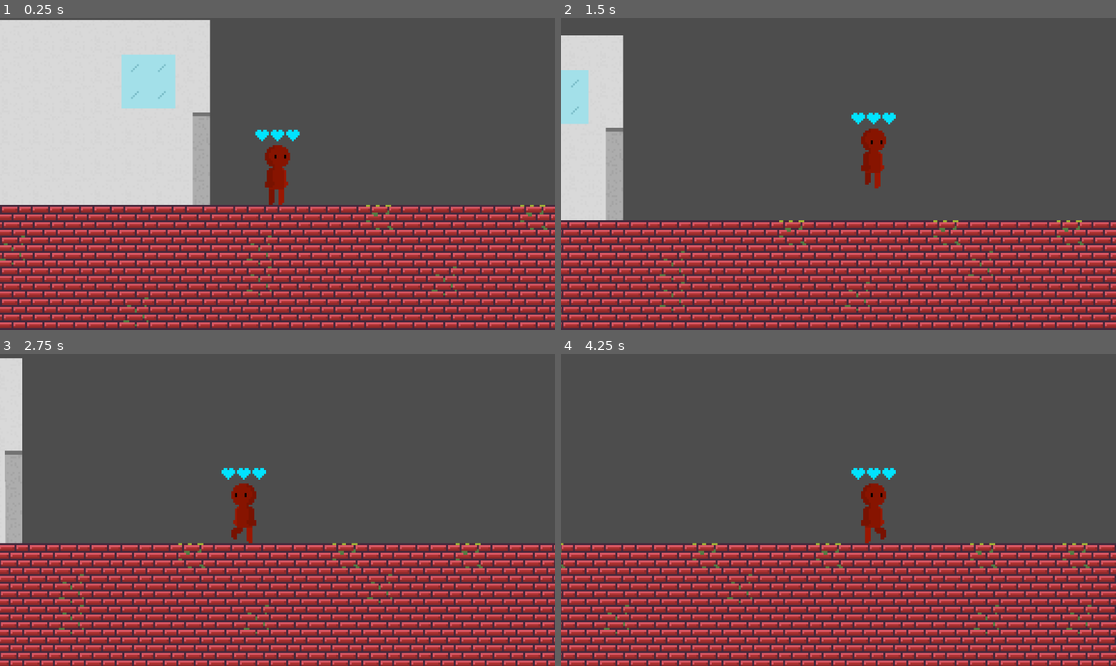
Above: before the commit, frames 1-4 (two rows, left to right).
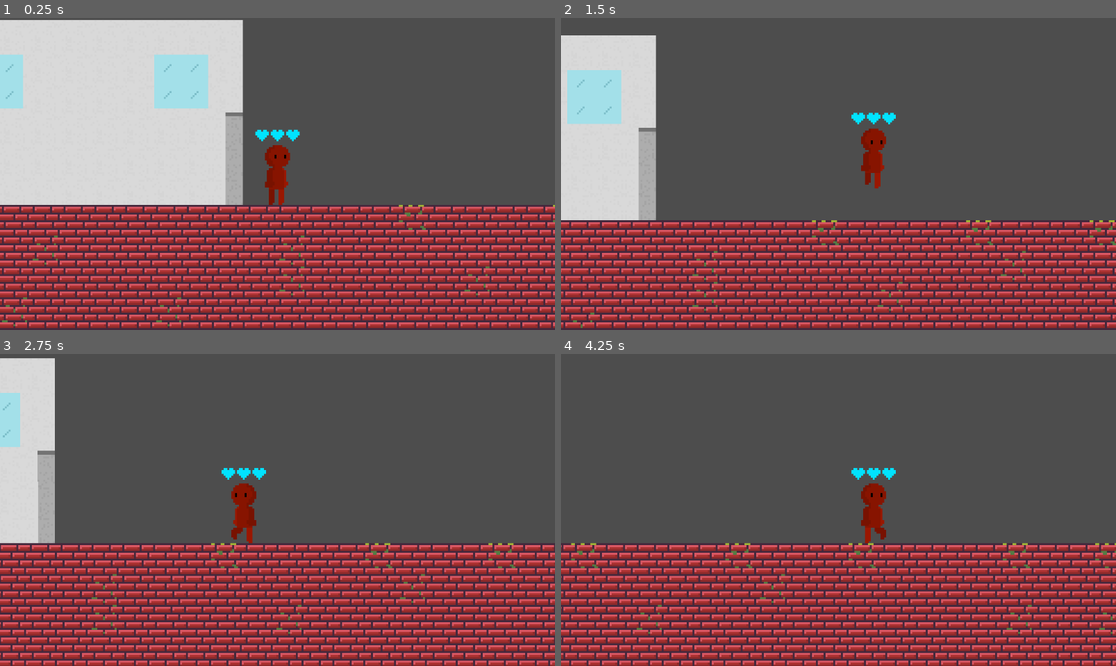
Above: after the commit, the same moments.

Repository: ratmanZorry/GJL-game-parade-game
Game: Godot game, scene res://scenes/main.tscn
The game is run twice, just before and just after one commit, with the same random seed, the same clock (stepped at 60 frames per second) and the same inputs.
Inputs:
- Up to frame 1 (0.25 s): no input
- Up to frame 2 (1.5 s): hold Right (right) from 0.53 s (still down); tap Space (dialogue) at 0.6, 1.35 s
- Up to frame 3 (2.75 s): release Right (right) at 2.03 s; hold A (left) from 2.03 s (still down); tap Space (dialogue) at 2.1 s
- Up to frame 4 (4.25 s): release A (left) at 2.78 s; hold Right (right) from 2.78 s (still down); tap Space (dialogue) at 2.85, 3.6 s

The runs differ from the first frame. In frame 1, 17% of the frame differs, in the area x 0-100%, y 0-100%; in frame 2, 14%; in frame 3, 15%; in frame 4, 10%.

Commit message:
kill me now

Diff:
--- a/loop-maintainer/scenes/main.tscn
+++ b/loop-maintainer/scenes/main.tscn
@@ -478,7 +478,7 @@
 
 [sub_resource type="Resource" id="Resource_e755i"]
 script = ExtResource("15_2wyq8")
-loop_number = 5
+loop_number = 6
 lines = Array[ExtResource("16_vxglm")]([SubResource("Resource_ids8r"), SubResource("Resource_dnhof"), SubResource("Resource_1v6qk"), SubResource("Resource_augu2"), SubResource("Resource_tm6hj"), SubResource("Resource_kf5aa"), SubResource("Resource_t5ykj")])
 metadata/_custom_type_script = "uid://dfpuv4o3jhve8"
 
@@ -508,7 +508,7 @@
 layer_0/tile_data = PackedInt32Array(262139, 65539, 1, 262140, 65539, 1, 262141, 65539, 1, 262142, 3, 0, 262143, 65539, …(160043 unchanged characters)…
 
 [node name="player" parent="." node_paths=PackedStringArray("camera") instance=ExtResource("1_o5qli")]
-position = Vector2(-77, 47)
+position = Vector2(-94, 48)
 camera = NodePath("Camera2D")
 
 [node name="Camera2D" type="Camera2D" parent="player"]
--- a/loop-maintainer/scripts/transfer_area.gd
+++ b/loop-maintainer/scripts/transfer_area.gd
@@ -17,6 +17,7 @@
 
 	GameManager.next_player_spawn_position = transfer_position
 	await get_tree().create_timer(0.1).timeout
+	print("transferring...")
 	get_tree().change_scene_to_packed(transfer_scene)
 
 	set_deferred("monitoring", false)
